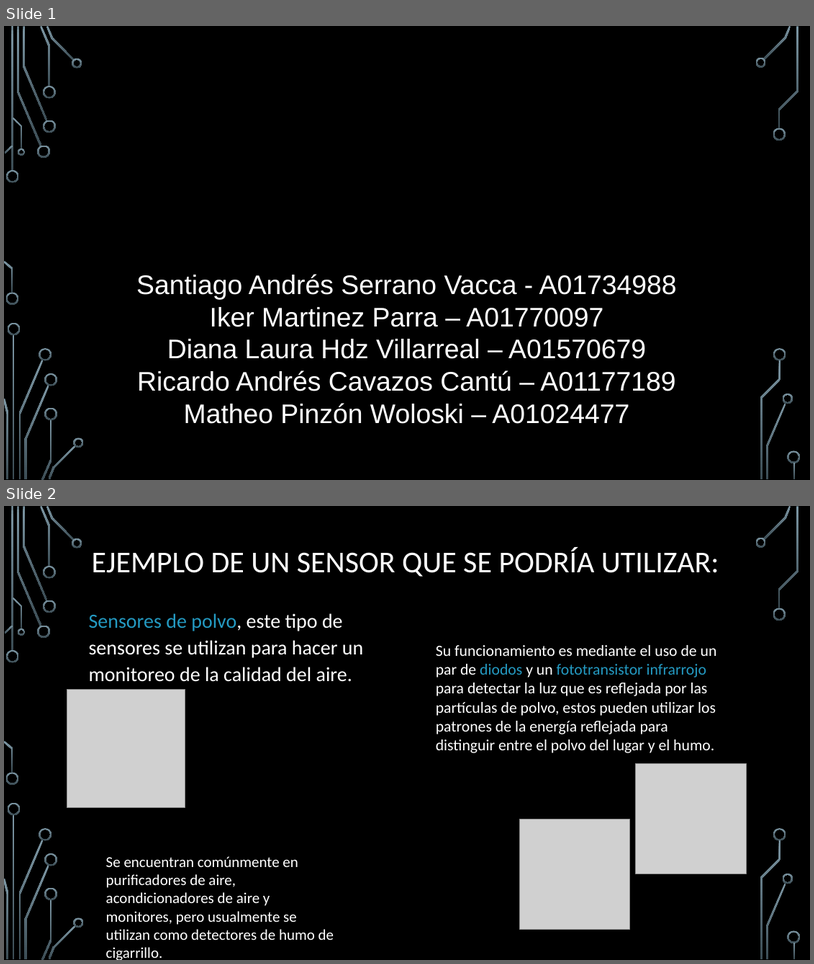
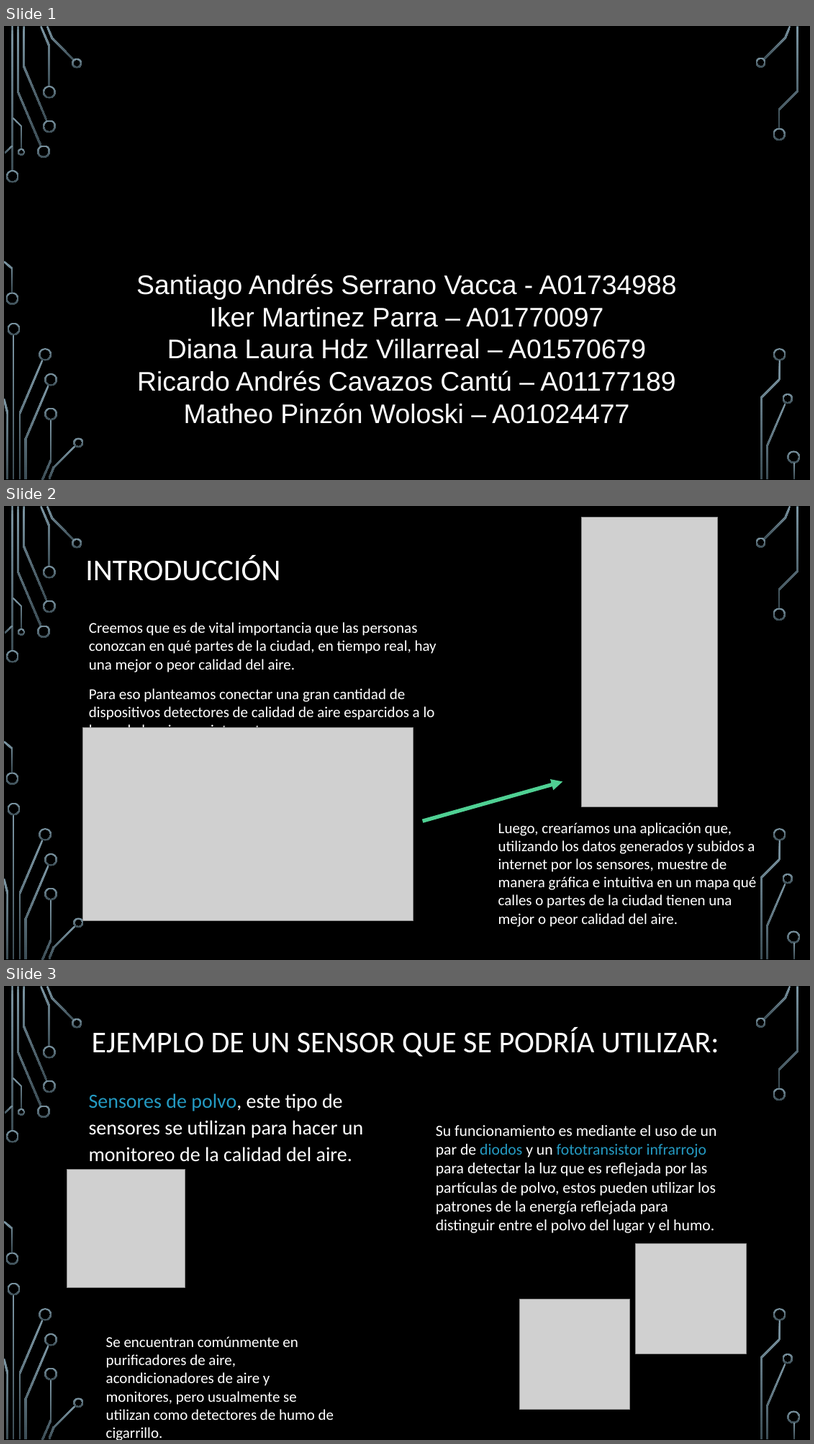
Before and after one commit to matheo-pw/Proyecto-CS, a slide deck: Proyecto Final CS.pptx. Shown one above the other, each under a label of ours: slides 1 and 2 before the commit, slides 1, 2 and 3 after it. The pictures are 814x964 and 814x1444 pixels, drawn with LibreOffice and Linux fonts; fonts in the diff are those of the drawing; grey boxes stand for pictures; background and template pictures are left out. Boxes give left, top, right and bottom in pixels: in the first picture for what was removed or moved away, otherwise in the second. Text is boxed around its words. In the diff, an @@ line names an element or a change of style, - is before the commit and + after.

Commit message:
Añadí la introducción a la presentación y al documento

```diff
--- a/Proyecto Final CS.pptx
+++ b/Proyecto Final CS.pptx
@@ slide 2 added at (x1=4, y1=506, x2=810, y2=960), background picture (left out); not listed: 36 template elements that a slide beside it also shows @@
@@ picture added at (x1=582, y1=517, x2=718, y2=807) @@
@@ title added at (x1=85, y1=556, x2=280, y2=581), 36 pt, text #FFFFFF @@
+INTRODUCCIÓN
@@ text added at (x1=89, y1=622, x2=437, y2=672), 18 pt, text #FFFFFF @@
+Creemos que es de vital importancia que las personas conozcan en qué partes de la ciudad, en tiempo real, hay una mejor o peor calidad del aire.
@@ text added at (x1=89, y1=688, x2=435, y2=728), 18 pt, text #FFFFFF @@
+Para eso planteamos conectar una gran cantidad de dispositivos detectores de calidad de aire esparcidos a lo largo de la misma a internet.
@@ picture added at (x1=82, y1=728, x2=414, y2=921) @@
@@ arrow added from (422, 821) to (563, 781), #4FD093 4.5 pt @@
@@ text added at (x1=499, y1=822, x2=756, y2=926), 18 pt, text #FFFFFF @@
+Luego, crearíamos una aplicación que, utilizando los datos generados y subidos a internet por los sensores, muestre de manera gráfica e intuitiva en un mapa qué calles o partes de la ciudad tienen una mejor o peor calidad del aire.
@@ what was slide 2 is now slide 3 @@
```
Also in this commit, not shown: 1 other file.
